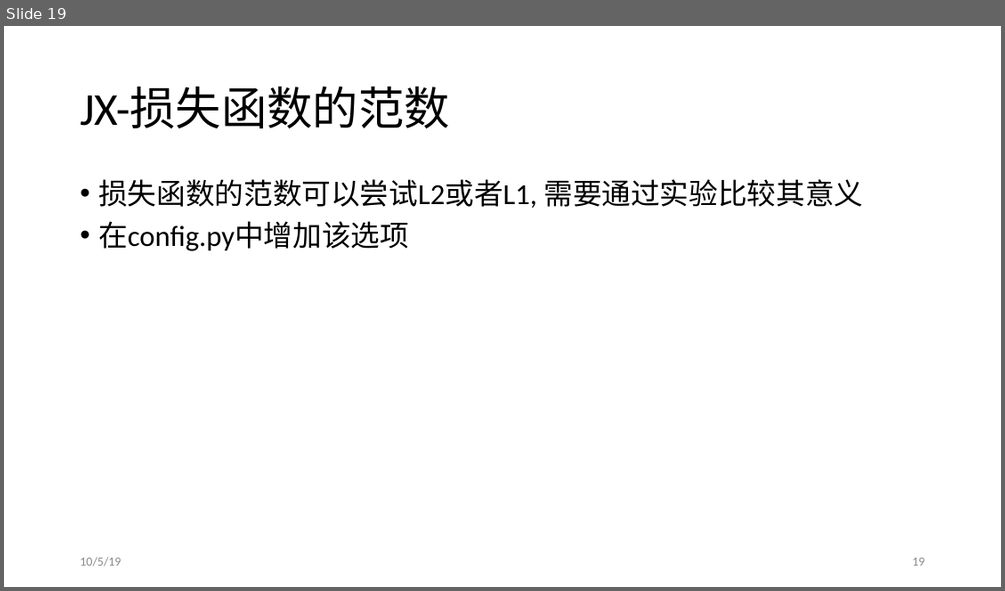
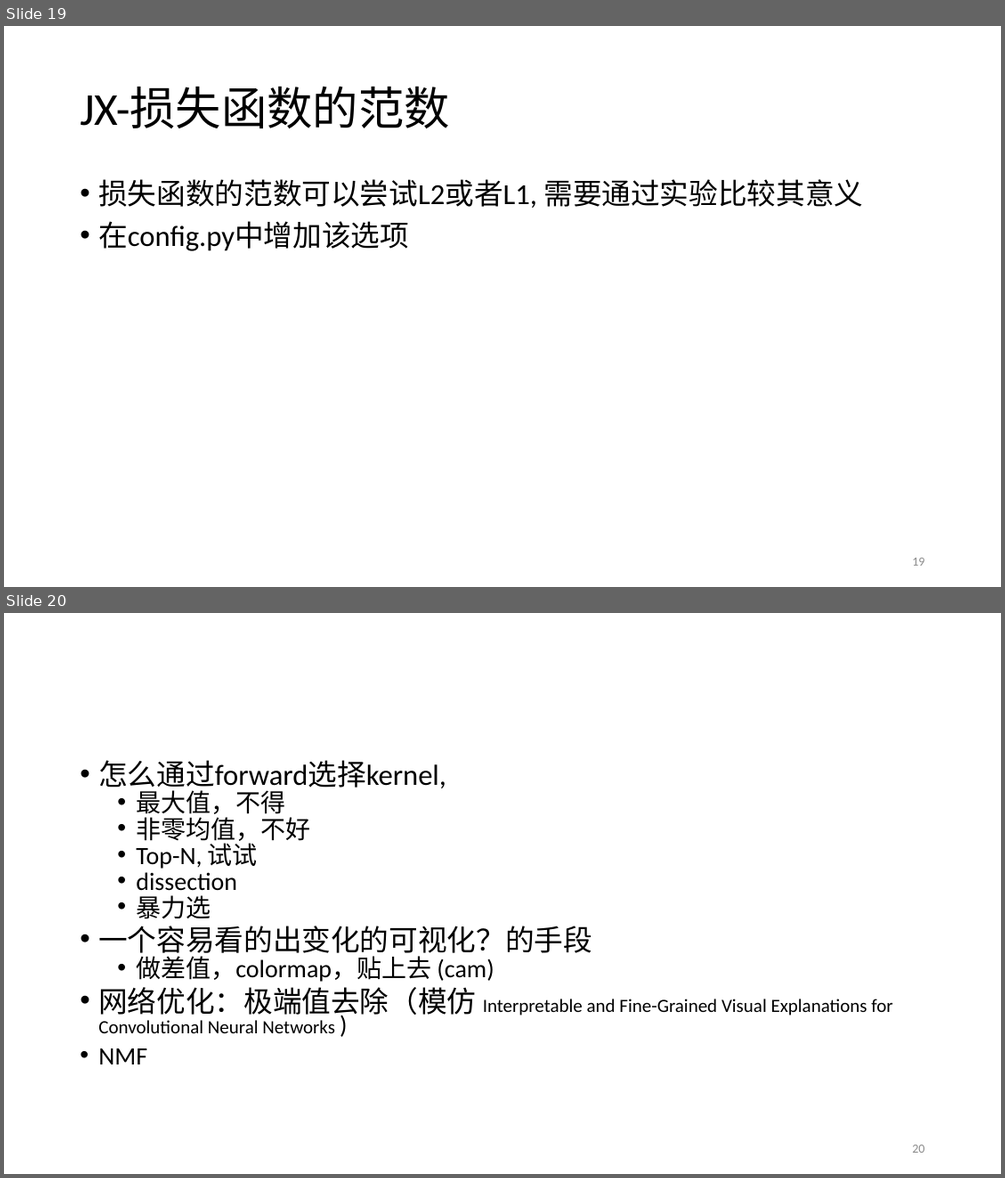
Before and after one commit to JiaxinZhuang/Interpretation, a slide deck: ppt/Interpretation-9-20.pptx. Shown one above the other, each under a label of ours: slide 19 before the commit, slides 19 and 20 after it. The pictures are 1005x591 and 1005x1178 pixels, drawn with LibreOffice and Linux fonts; fonts in the diff are those of the drawing. Boxes give left, top, right and bottom in pixels: in the first picture for what was removed or moved away, otherwise in the second. Text is boxed around its words. In the diff, an @@ line names an element or a change of style, - is before the commit and + after.

```diff
--- a/ppt/Interpretation-9-20.pptx
+++ b/ppt/Interpretation-9-20.pptx
@@ slide 20 added at box(4, 613, 1001, 1174), background #FFFFFF @@
@@ text added at box(98, 760, 892, 1064), 18 pt, text #000000 @@
+• 怎么通过forward选择kernel,
+  • 最大值，不得
+  • 非零均值，不好
+  • Top-N, 试试
+  • dissection
+  • 暴力选
+• 一个容易看的出变化的可视化？的手段
+  • 做差值，colormap，贴上去 (cam)
+• 网络优化：极端值去除（模仿 Interpretable and Fine-Grained Visual Explanations for Convolutional Neural Networks )
+• NMF
@@ page number added at box(912, 1144, 924, 1152), 12 pt, text #8C8C8C @@
+20
@@ slide 19 changed as well @@
@@ text removed at box(80, 556, 121, 566) @@
-10/5/19
```
Also in this commit, not shown: 18 other slides changed, 10 other files.
